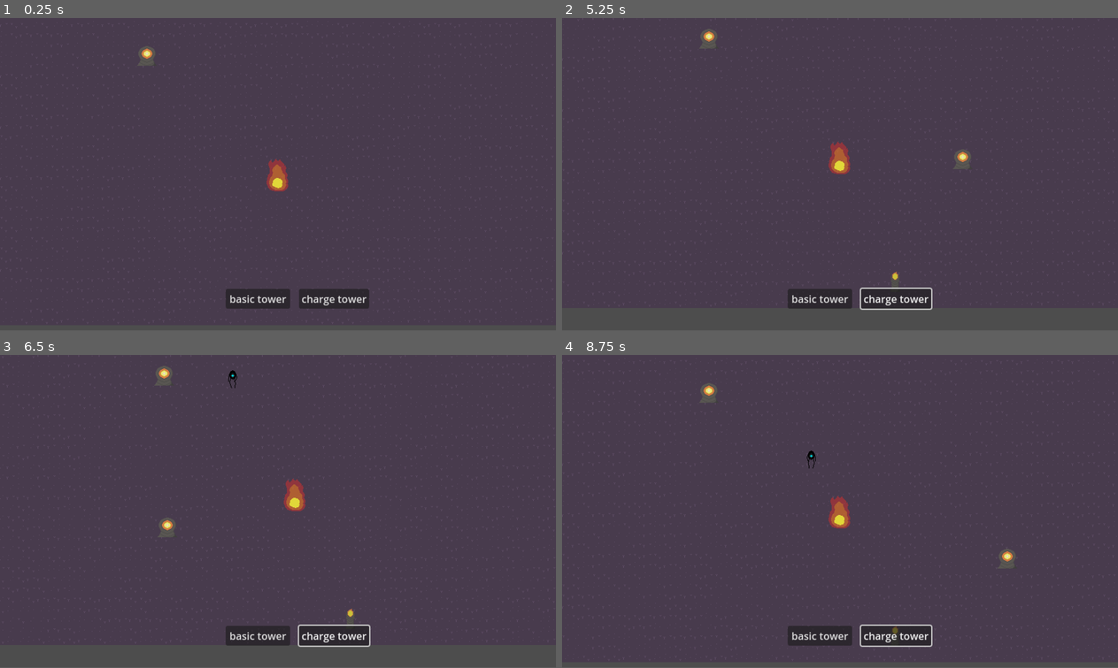
Above: before the commit, frames 1-4 (two rows, left to right).
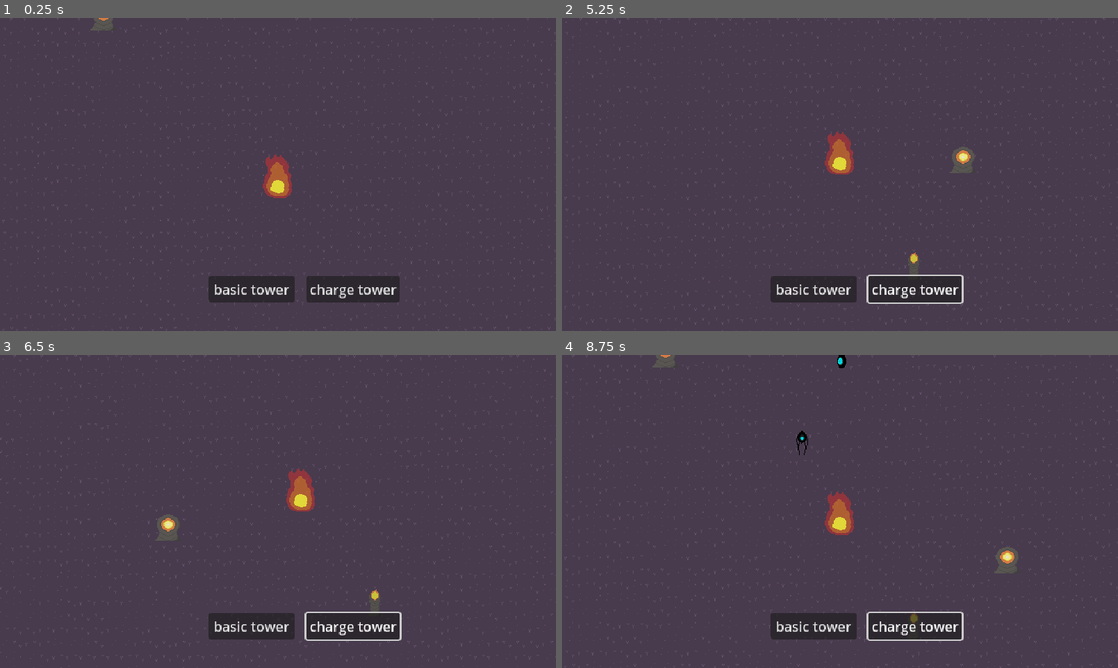
Above: after the commit, the same moments.

Repository: sushitoad/tower-defense-prototype
Game: Godot game, scene res://scenes/test_scene.tscn
Same seed, same stepped clock (60 frames per second), same inputs: the game is played once before the commit and once after it.
Inputs (mouse positions are in pixels of both pictures, inside the frame that each line leads up to):
- Up to frame 1 (0.25 s): no input
- Up to frame 2 (5.25 s): click "basic tower" at 0.5 s; click "charge tower" at 1.25 s; click "basic tower" at 2 s; click "charge tower" at 2.75 s; click "basic tower" at 3.5 s; click "charge tower" at 4.25 s; move the mouse to (962, 158) at 5.02 s; tap S (CameraDown) at 5.1 s
- Up to frame 3 (6.5 s): tap Enter at 5.75 s; move the mouse to (166, 527) at 5.77 s; tap A (CameraLeft) at 5.85 s
- Up to frame 4 (8.75 s): move the mouse to (895, 442) at 6.52 s; tap D (CameraRight) at 6.6 s; move the mouse to (812, 574) at 7.27 s; tap W (CameraUp) at 7.35 s; move the mouse to (1006, 558) at 8.02 s; click (1006, 558) at 8.1 s
In our replay, the window is 800x449 before the commit and 800x450 after it. These sizes can differ from the game's own. Grey fills any space a smaller window leaves; there, only what the larger window draws over its background counts as a difference.

The runs differ from the first frame. In frame 1, 5.2% of the frame differs, in the area x 0-100%, y 0-100%; in frame 2, 5.6%; in frame 3, 5.7%; in frame 4, 5.8%.

Commit message:
basic spawner working
crushed some epic bugs too

Diff:
--- a/project.godot
+++ b/project.godot
@@ -17,8 +17,8 @@
 
 [display]
 
-window/size/viewport_width=1920
-window/size/viewport_height=1080
+window/size/viewport_width=1440
+window/size/viewport_height=810
 window/stretch/mode="viewport"
 window/stretch/scale=2.2
 
--- /dev/null
+++ b/scenes/enemy_spawner.tscn
@@ -0,0 +1,11 @@
+[gd_scene load_steps=2 format=3 uid="uid://c3ly8m2djtyo2"]
+
+[ext_resource type="Script" uid="uid://ckobnwgnmkynv" path="res://scripts/enemy_spawner.gd" id="1_ks1gq"]
+
+[node name="EnemySpawner" type="Node2D"]
+script = ExtResource("1_ks1gq")
+
+[node name="SpawnTimer" type="Timer" parent="."]
+autostart = true
+
+[connection signal="timeout" from="SpawnTimer" to="." method="_on_spawn_timer_timeout"]
--- a/scenes/test_scene.tscn
+++ b/scenes/test_scene.tscn
@@ -6,6 +6,7 @@
 [ext_resource type="PackedScene" uid="uid://cjh8qx3046uwq" path="res://scenes/tower_manager.tscn" id="2_j8ivh"]
 [ext_resource type="PackedScene" uid="uid://ddiwxlxpx87cf" path="res://scenes/floating_orb_enemy.tscn" id="3_nd71p"]
 [ext_resource type="PackedScene" uid="uid://nwxp6m1042v5" path="res://scenes/the_heartfire.tscn" id="4_7ddre"]
+[ext_resource type="PackedScene" uid="uid://c3ly8m2djtyo2" path="res://scenes/enemy_spawner.tscn" id="5_6qxox"]
 [ext_resource type="PackedScene" uid="uid://d3ipy8tqa17n4" path="res://scenes/proto_tower.tscn" id="7_rnaij"]
 [ext_resource type="PackedScene" uid="uid://dncxjlgaytiy" path="res://scenes/charge_tower.tscn" id="8_h3xc6"]
 [ext_resource type="PackedScene" uid="uid://d0oom0k2b8ssg" path="res://scenes/stalker_enemy.tscn" id="8_rnaij"]
@@ -37,8 +38,9 @@
 [node name="TowerManager" parent="." node_paths=PackedStringArray("buildUI") instance=ExtResource("2_j8ivh")]
 buildUI = NodePath("../BuildUI")
 
-[node name="FloatingOrbEnemy" parent="." instance=ExtResource("3_nd71p")]
-position = Vector2(604, 8)
+[node name="EnemySpawner" parent="." instance=ExtResource("5_6qxox")]
+position = Vector2(603, 44)
+enemyToSpawn = ExtResource("3_nd71p")
 
 [node name="StalkerEnemy" parent="." instance=ExtResource("8_rnaij")]
 position = Vector2(347, 62)
--- a/scripts/basic_tower.gd
+++ b/scripts/basic_tower.gd
@@ -20,11 +20,13 @@
 		$AttackTimer.stop()
 		if !enemiesInRange.is_empty():
 			var closestEnemy = enemiesInRange[0]
+			#enemies need to remove themselves from each towers enemiesInRange when they die or this breaks
 			for enemy in enemiesInRange:
-				if position.distance_to(enemy.position) < position.distance_to(closestEnemy.position):
-					closestEnemy = enemy
+					if position.distance_to(enemy.position) < position.distance_to(closestEnemy.position):
+						closestEnemy = enemy
 			currentTarget = closestEnemy
-			print(currentTarget)
+			currentTarget.on_death.connect(ForgetThisEnemy.bind(currentTarget))
+			#print(currentTarget)
 	elif currentTarget != null:
 		if $AttackTimer.is_stopped():
 			$AttackTimer.start(attackSpeed)
@@ -32,10 +34,7 @@
 func _on_body_exited(body: Node2D) -> void:
 	if currentTarget == body:
 		currentTarget = null
-	enemiesInRange.remove_at(enemiesInRange.find(body))
-	if body.is_in_group("bullet"):
-		if body.get_parent() == self:
-			body.queue_free()
+		ForgetThisEnemy(body)
 
 func _on_body_entered(body: Node2D) -> void:
 	if body.is_in_group("enemy"):
@@ -51,4 +50,6 @@
 	newBullet.damage = attackDamage
 	newBullet.target = currentTarget
 	newBullet.towerRange = attackRange
-	print("spawned bullet w target: " + str(newBullet.target))
+
+func ForgetThisEnemy(enemy: Node2D):
+	enemiesInRange.remove_at(enemiesInRange.find(enemy))
--- a/scripts/bullet.gd
+++ b/scripts/bullet.gd
@@ -9,8 +9,10 @@
 func _physics_process(delta: float) -> void:
 	if target != null:
 		global_position = global_position + global_position.direction_to(target.global_position) * speed * delta
-		#if position.distance_to(parentTower.position) > towerRange:
-			#queue_free()
+		if position.distance_to(parentTower.position) > towerRange:
+			queue_free()
+	else:
+		queue_free()
 
 func _on_body_entered(body: Node2D) -> void:
 	if body == target:
--- a/scripts/enemy.gd
+++ b/scripts/enemy.gd
@@ -1,4 +1,6 @@
 extends CharacterBody2D
+
+signal on_death
 
 var currentTarget: Node2D
 var isInRangeOfTarget: bool = false
@@ -16,8 +18,8 @@
 
 func _physics_process(delta: float) -> void:
 	if currentTarget != null:
-		if position.distance_to(currentTarget.position) > range:
-			velocity = position.direction_to(currentTarget.position) * moveSpeed
+		if global_position.distance_to(currentTarget.global_position) > range:
+			velocity = global_position.direction_to(currentTarget.global_position) * moveSpeed
 			isInRangeOfTarget = false
 		else:
 			velocity = Vector2.ZERO
@@ -77,5 +79,9 @@
 	print(currentHealth)
 	if currentHealth <= 0:
 		currentHealth = 0
-		queue_free()
-		#on_destroyed.emit()
+		Die()
+
+func Die():
+	#emits signal that tells all targeting towers to remove this enemy
+	on_death.emit()
+	call_deferred("queue_free")
--- /dev/null
+++ b/scripts/enemy_spawner.gd
@@ -0,0 +1,20 @@
+extends Node2D
+
+@export var enemyToSpawn: PackedScene
+@export var timeBetweenSpawns: float = 10
+@export var numberToSpawn: int = 1
+
+#the best version of this can spawn enemies of multiple types based on ratios
+#multiple enemies, spaced apart initially based on their collision shape size (half size?)
+
+func _ready() -> void:
+	$SpawnTimer.wait_time = timeBetweenSpawns
+
+func _on_spawn_timer_timeout() -> void:
+	SpawnEnemies()
+
+func SpawnEnemies():
+	var newEnemy
+	newEnemy = enemyToSpawn.instantiate()
+	add_child(newEnemy)
+	newEnemy.global_position = global_position
Not shown: 1 places in scenes/test_scene.tscn that only renumber resources
Not shown, added: scripts/enemy_spawner.gd.uid
